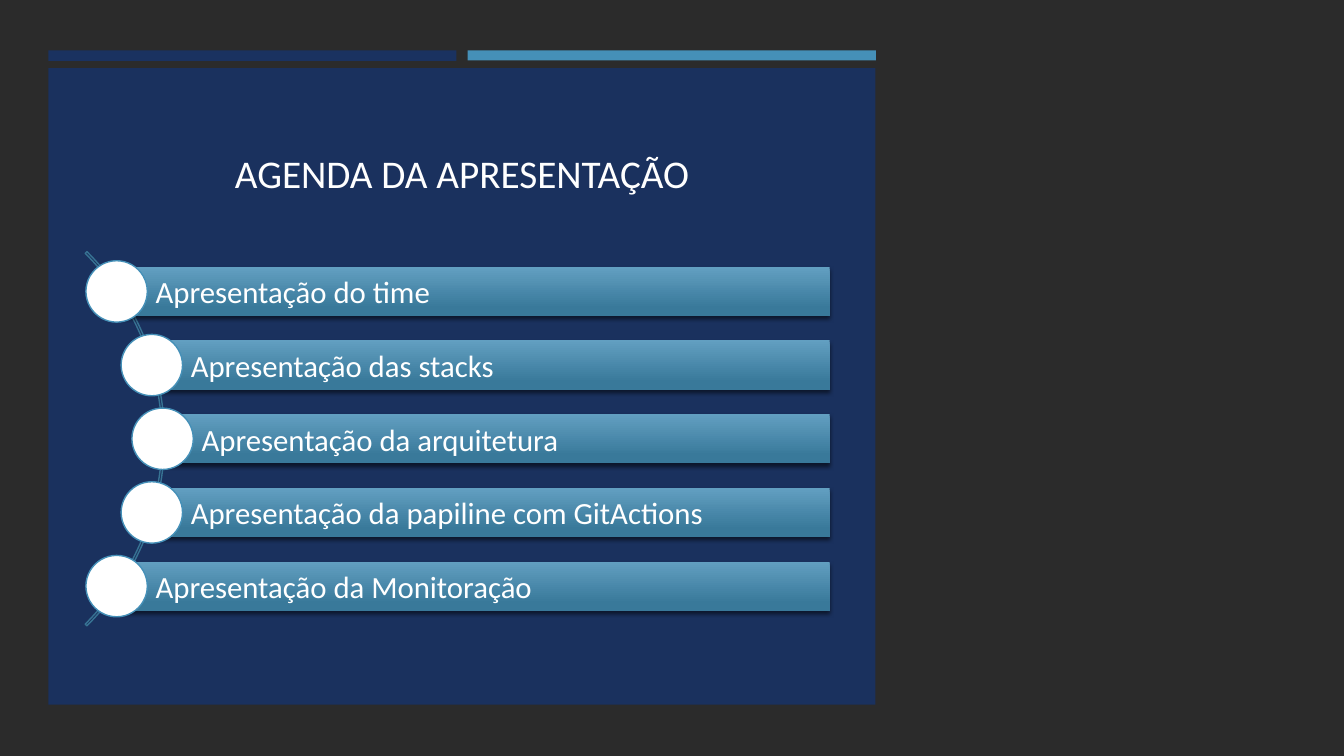
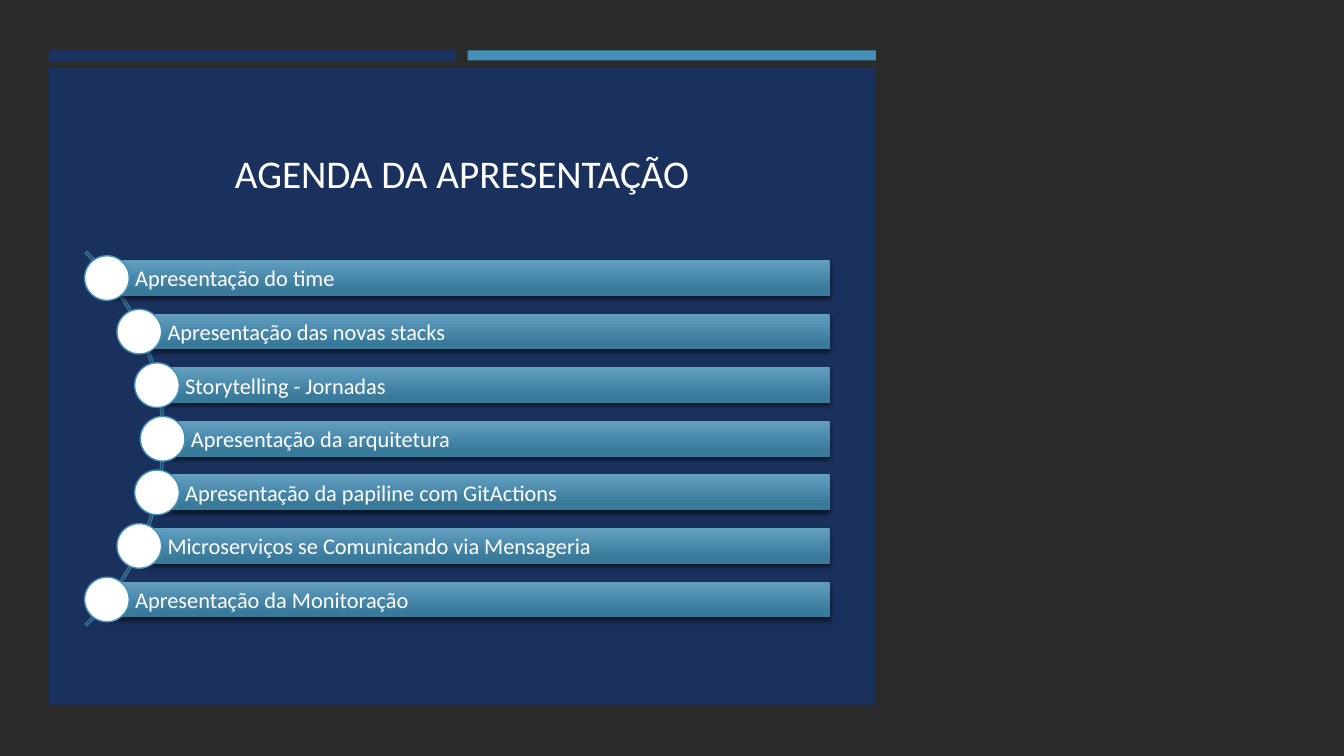
Before and after one commit to codes-and-technology/contatos, a slide deck: slide 2 of docs/Tech Challenge Fase 3/Desenho da Solução Tech Challenge - Fase 3 v1.pptx. Drawn at 1344x756 pixels with LibreOffice and Linux fonts; fonts in the diff are those of the drawing; background and template pictures are left out; a plain dark background stands for a picture behind light text. Boxes give left, top, right and bottom in pixels: in the first picture for what was removed or moved away, otherwise in the second. Text is boxed around its words. In the diff, an @@ line names an element or a change of style, - is before the commit and + after.

```diff
--- a/docs/Tech Challenge Fase 3/Desenho da Solução Tech Challenge - Fase 3 v1.pptx
+++ b/docs/Tech Challenge Fase 3/Desenho da Solução Tech Challenge - Fase 3 v1.pptx
@@ ellipse: place and size @@
-ellipse at bbox=[86, 261, 147, 323]
+ellipse at bbox=[85, 256, 129, 300]
@@ text "Apresentação do time": place and size @@
-text "Apresentação do time" at bbox=[156, 281, 430, 308]
+text "Apresentação do time" at bbox=[135, 270, 334, 290]
@@ rectangle: place and size @@
-rectangle at bbox=[117, 267, 830, 317]
+rectangle at bbox=[107, 260, 830, 295]
@@ text at bbox=[168, 324, 445, 344]: text changed; size 22 to 16 pt @@
-Apresentação das stacks
+Apresentação das novas stacks
@@ ellipse: place and size @@
-ellipse at bbox=[121, 335, 182, 396]
+ellipse at bbox=[135, 363, 179, 407]
@@ rectangle: place and size @@
-rectangle at bbox=[152, 341, 830, 390]
+rectangle at bbox=[157, 367, 830, 402]
@@ ellipse: place and size @@
-ellipse at bbox=[132, 408, 194, 470]
+ellipse at bbox=[140, 416, 185, 461]
@@ text "Apresentação da arquitetura": place and size @@
-text "Apresentação da arquitetura" at bbox=[202, 429, 558, 456]
+text "Apresentação da arquitetura" at bbox=[191, 431, 450, 451]
@@ rectangle: place and size @@
-rectangle at bbox=[162, 414, 830, 464]
+rectangle at bbox=[162, 421, 830, 457]
@@ ellipse: place and size @@
-ellipse at bbox=[121, 482, 182, 543]
+ellipse at bbox=[135, 470, 179, 514]
@@ size 22 to 16 pt; less space between paragraphs in 4 elements at bbox=[191, 431, 450, 451], bbox=[135, 592, 408, 612], bbox=[135, 270, 334, 290], bbox=[185, 485, 557, 505] @@
@@ text "Apresentação da papiline com GitActions": place and size @@
-text "Apresentação da papiline com GitActions" at bbox=[191, 502, 703, 529]
+text "Apresentação da papiline com GitActions" at bbox=[185, 485, 557, 505]
@@ rectangle: place and size @@
-rectangle at bbox=[152, 488, 830, 537]
+rectangle at bbox=[157, 475, 830, 510]
@@ group added at bbox=[117, 310, 830, 568]: 2 rectangles, 2 ellipses, 2 texts @@
+Storytelling - Jornadas
+Microserviços se Comunicando via Mensageria
@@ ellipse: place and size @@
-ellipse at bbox=[86, 556, 147, 617]
+ellipse at bbox=[85, 578, 129, 622]
@@ text "Apresentação da Monitoração": place and size @@
-text "Apresentação da Monitoração" at bbox=[156, 576, 531, 603]
+text "Apresentação da Monitoração" at bbox=[135, 592, 408, 612]
@@ rectangle: place and size @@
-rectangle at bbox=[117, 562, 830, 611]
+rectangle at bbox=[107, 582, 830, 617]
```
Also in this commit, not shown: 2 other slides changed, 11 slides added, 2 slides removed.
